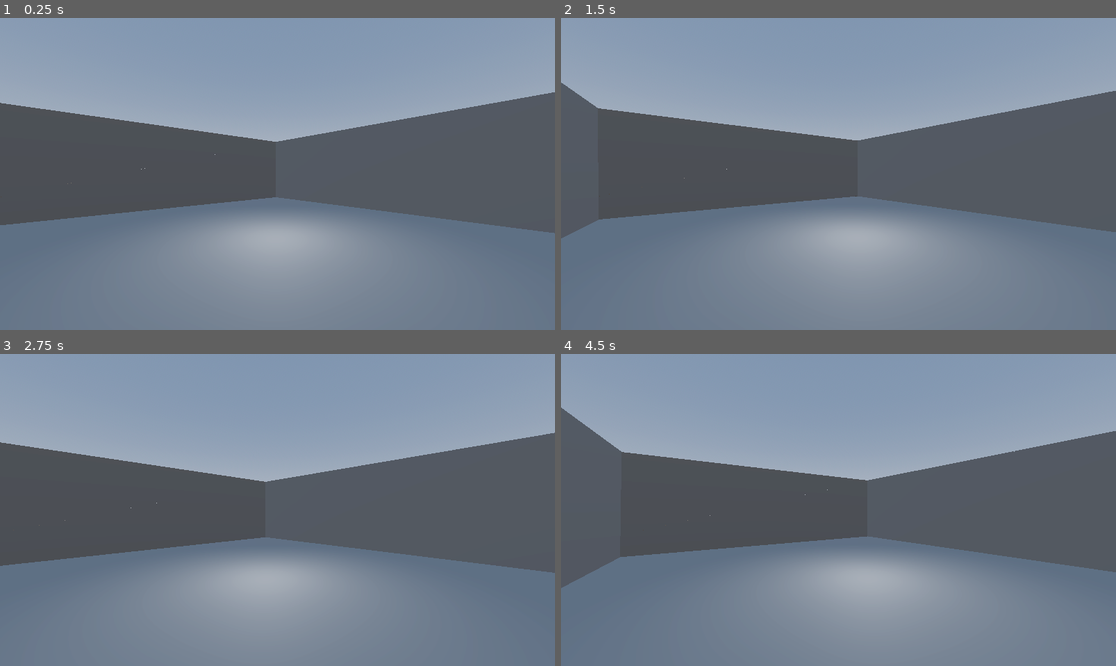
Above: before the commit, frames 1-4 (two rows, left to right).
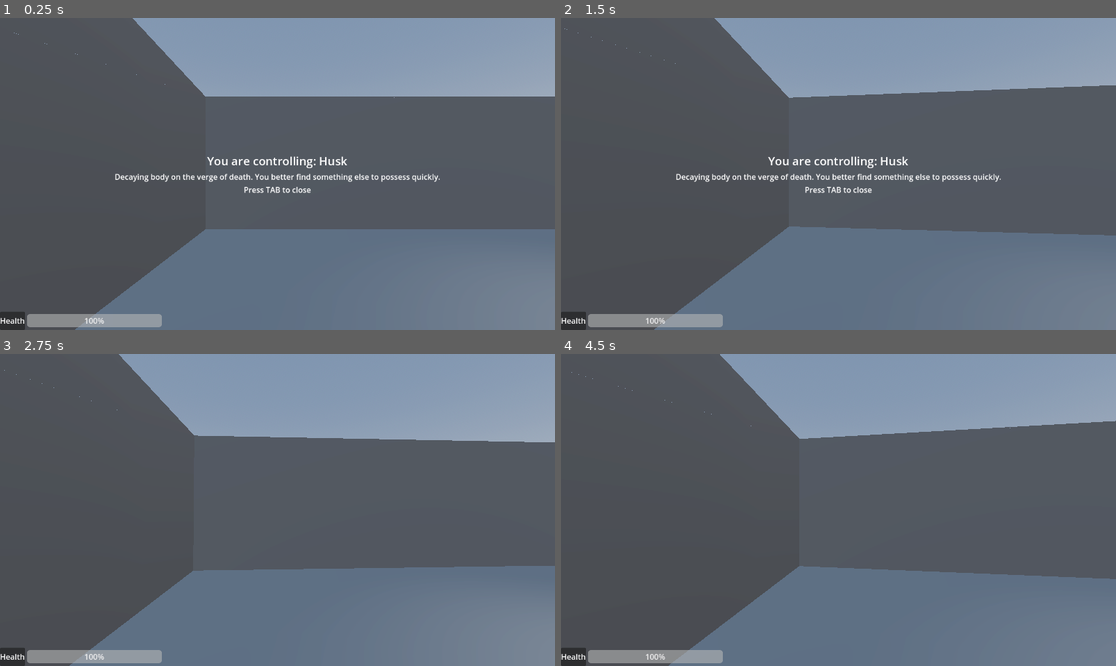
Above: after the commit, the same moments.

Repository: city-high-rider/soulswap
Game: Godot game, scene res://test_level.tscn
Two runs of this game, one before a commit and one after it. Both use one fixed random seed, a clock stepped at 60 frames per second and the inputs below.
Inputs (mouse positions are in pixels of both pictures, inside the frame that each line leads up to):
- Up to frame 1 (0.25 s): no input
- Up to frame 2 (1.5 s): tap Enter at 0.5 s; move the mouse to (866, 174) at 0.52 s; hold W (forward) from 0.53 s (still down); tap F (possess) at 0.6, 1.35 s; tap Space (jump) at 0.77, 1.25 s; move the mouse to (810, 174) at 1.27 s
- Up to frame 3 (2.75 s): keep holding W (forward); tap Space (jump) at 1.52 s; tap Enter at 2 s; move the mouse to (288, 503) at 2.02 s; press the mouse at (288, 503) at 2.03 s; tap F (possess) at 2.3 s
- Up to frame 4 (4.5 s): keep holding W (forward); tap Space (jump) at 2.75, 3.02, 3.77, 4.25 s; move the mouse to (832, 516) at 2.77 s; release the mouse at (832, 516) at 2.78 s; tap Tab (toggle_info) at 2.85 s; tap F (possess) at 3.05, 3.6, 4.35 s; tap Enter at 3.5 s; move the mouse to (877, 513) at 3.52 s; move the mouse to (794, 506) at 4.27 s

The runs differ from the first frame. In frame 1, 40% of the frame differs, in the area x 0-100%, y 0-100%; in frame 2, 43%; in frame 3, 38%; in frame 4, 43%.

Commit message:
made husk inherit from base shell scene

Diff:
--- a/components/UI/UI.gd
+++ b/components/UI/UI.gd
@@ -6,15 +6,12 @@
 # Which margin container has the body info?
 @export var body_info : MarginContainer
 
-# The text field for pop-ups
-@onready var popup_text : TextBox = $TextBox
-
 # Ghost mount point, so that we can detect when we are possessed by a player.
-@export var parent_shell : Shell
+@export var ghost_mount : GhostMount
 
 func _ready() -> void:
 	hide()
-	parent_shell.player_possessed.connect(on_possess)
+	ghost_mount.ghost_changed.connect(on_possess)
 
 var is_body_info_showing : bool = false
 
@@ -26,7 +23,9 @@
 	is_body_info_showing = !is_body_info_showing
 
 
-func on_possess() -> void:
+func on_possess(_new_ghost: Ghost, is_player: bool) -> void:
+	if !is_player:
+		return
 	show()
 	toggle_body_info()
 	await get_tree().create_timer(2).timeout
--- a/components/possessable_body.gd
+++ b/components/possessable_body.gd
@@ -12,9 +12,6 @@
 
 # Where is our ghost located?
 @export var ghost_mount : GhostMount
-
-# We cal this signal when the body has been possessed by a player ghost. That way UI elements can show themselves etc.
-signal player_possessed
 
 # If only we had ADTs like in Haskell or Elm...
 func _on_ghost_emitted_output(action: String, payload) -> void:
--- /dev/null
+++ b/shells/Husk.tscn
@@ -0,0 +1,45 @@
+[gd_scene load_steps=9 format=3 uid="uid://bw42rj1kwnyl"]
+
+[ext_resource type="PackedScene" uid="uid://dbuqn5jxrvv0k" path="res://shells/shell.tscn" id="1_1y6hf"]
+[ext_resource type="PackedScene" uid="uid://bbvuowxymf0du" path="res://components/states/state_machine.tscn" id="2_ct4e5"]
+[ext_resource type="Script" path="res://components/states/ground_move.gd" id="3_6tk6h"]
+[ext_resource type="PackedScene" uid="uid://danr4y7gq7sch" path="res://ghosts/player_ghost.tscn" id="3_dmt8y"]
+[ext_resource type="Script" path="res://components/states/fall.gd" id="4_4pnjg"]
+
+[sub_resource type="CapsuleShape3D" id="CapsuleShape3D_vxp60"]
+
+[sub_resource type="CapsuleMesh" id="CapsuleMesh_3csjl"]
+
+[sub_resource type="CapsuleShape3D" id="CapsuleShape3D_srfwc"]
+radius = 0.554326
+height = 2.03961
+
+[node name="Husk" instance=ExtResource("1_1y6hf")]
+
+[node name="CollisionShape3D" type="CollisionShape3D" parent="." index="0"]
+shape = SubResource("CapsuleShape3D_vxp60")
+
+[node name="MeshInstance3D" type="MeshInstance3D" parent="." index="1"]
+mesh = SubResource("CapsuleMesh_3csjl")
+
+[node name="CollisionShape3D" type="CollisionShape3D" parent="Hitbox" index="0"]
+shape = SubResource("CapsuleShape3D_srfwc")
+
+[node name="BodyInformation" parent="PlayerUI" index="1"]
+shell_name = "Husk"
+shell_description = "Decaying body on the verge of death. You better find something else to possess quickly."
+
+[node name="GhostMount" parent="." index="5" node_paths=PackedStringArray("ghost")]
+ghost = NodePath("PlayerGhost")
+
+[node name="PlayerGhost" parent="GhostMount" index="0" instance=ExtResource("3_dmt8y")]
+
+[node name="StateMachine" parent="." index="7" instance=ExtResource("2_ct4e5")]
+
+[node name="Move" type="Node" parent="StateMachine" index="0" node_paths=PackedStringArray("fall_state")]
+script = ExtResource("3_6tk6h")
+fall_state = NodePath("../Fall")
+
+[node name="Fall" type="Node" parent="StateMachine" index="1" node_paths=PackedStringArray("move_state")]
+script = ExtResource("4_4pnjg")
+move_state = NodePath("../Move")
--- a/shells/player_body.tscn
+++ /dev/null
@@ -1,98 +0,0 @@
-[gd_scene load_steps=17 format=3 uid="uid://bb3ty1kswqumk"]
-
-[ext_resource type="Script" path="res://components/possessable_body.gd" id="1_i6q6v"]
-[ext_resource type="PackedScene" uid="uid://bfm48yun2gt84" path="res://components/hitbox.tscn" id="2_trean"]
-[ext_resource type="PackedScene" uid="uid://bdkxxjxaklh5d" path="res://components/ghost_mount.tscn" id="3_dv2l2"]
-[ext_resource type="Script" path="res://components/health_component.gd" id="3_fdlml"]
-[ext_resource type="PackedScene" uid="uid://s4xxvp4y718y" path="res://components/player_head.tscn" id="4_5j8mo"]
-[ext_resource type="PackedScene" uid="uid://danr4y7gq7sch" path="res://ghosts/player_ghost.tscn" id="4_7id50"]
-[ext_resource type="Script" path="res://components/states/state_machine.gd" id="5_rv6ym"]
-[ext_resource type="Script" path="res://components/states/ground_move.gd" id="6_hq8e1"]
-[ext_resource type="Script" path="res://components/states/fall.gd" id="7_8j2pb"]
-[ext_resource type="PackedScene" uid="uid://cq5g02v88a56k" path="res://components/UI/health_bar.tscn" id="8_b0uty"]
-[ext_resource type="PackedScene" uid="uid://dvlfw4kqxil1t" path="res://components/UI/player_ui.tscn" id="8_sm05t"]
-[ext_resource type="Script" path="res://components/states/Label.gd" id="10_0b1sr"]
-[ext_resource type="PackedScene" uid="uid://clsubmog0dnfk" path="res://components/UI/body_information.tscn" id="10_pacg2"]
-
-[sub_resource type="CapsuleShape3D" id="CapsuleShape3D_vsk44"]
-
-[sub_resource type="CapsuleShape3D" id="CapsuleShape3D_gptev"]
-radius = 0.581739
-height = 2.22502
-
-[sub_resource type="CapsuleMesh" id="CapsuleMesh_oresp"]
-
-[node name="PossessableBody" type="CharacterBody3D" node_paths=PackedStringArray("health", "head", "ghost_mount")]
-collision_layer = 4
-collision_mask = 5
-script = ExtResource("1_i6q6v")
-health = NodePath("HealthComponent")
-head = NodePath("head")
-ghost_mount = NodePath("GhostMount")
-
-[node name="CollisionShape3D" type="CollisionShape3D" parent="."]
-shape = SubResource("CapsuleShape3D_vsk44")
-
-[node name="Hitbox" parent="." node_paths=PackedStringArray("health_component") instance=ExtResource("2_trean")]
-health_component = NodePath("../HealthComponent")
-
-[node name="CollisionShape3D" type="CollisionShape3D" parent="Hitbox"]
-shape = SubResource("CapsuleShape3D_gptev")
-
-[node name="MeshInstance3D" type="MeshInstance3D" parent="."]
-mesh = SubResource("CapsuleMesh_oresp")
-
-[node name="GhostMount" parent="." node_paths=PackedStringArray("ghost", "shell") instance=ExtResource("3_dv2l2")]
-ghost = NodePath("PlayerGhost")
-shell = NodePath("..")
-
-[node name="PlayerGhost" parent="GhostMount" instance=ExtResource("4_7id50")]
-
-[node name="HealthComponent" type="Node" parent="."]
-script = ExtResource("3_fdlml")
-
-[node name="head" parent="." instance=ExtResource("4_5j8mo")]
-
-[node name="StateMachine" type="Node" parent="." node_paths=PackedStringArray("initial_state")]
-script = ExtResource("5_rv6ym")
-initial_state = NodePath("move")
-
-[node name="move" type="Node" parent="StateMachine" node_paths=PackedStringArray("fall_state")]
-script = ExtResource("6_hq8e1")
-fall_state = NodePath("../fall")
-
-[node name="fall" type="Node" parent="StateMachine" node_paths=PackedStringArray("move_state")]
-script = ExtResource("7_8j2pb")
-move_state = NodePath("../move")
-gravity = -18.0
-acceleration = 10.0
-friction = 3.0
-
-[node name="PlayerUI" parent="." node_paths=PackedStringArray("body_info", "parent_shell") instance=ExtResource("8_sm05t")]
-body_info = NodePath("BodyInformation")
-parent_shell = NodePath("..")
-
-[node name="HealthBar" parent="PlayerUI" node_paths=PackedStringArray("health") instance=ExtResource("8_b0uty")]
-layout_mode = 1
-anchors_preset = 2
-anchor_top = 1.0
-anchor_bottom = 1.0
-offset_top = -27.0
-offset_right = 395.0
-offset_bottom = 0.0
-grow_vertical = 0
-health = NodePath("../../HealthComponent")
-
-[node name="Label" type="Label" parent="PlayerUI"]
-layout_mode = 0
-offset_right = 40.0
-offset_bottom = 23.0
-script = ExtResource("10_0b1sr")
-
-[node name="BodyInformation" parent="PlayerUI" instance=ExtResource("10_pacg2")]
-layout_mode = 1
-shell_name = "Husk"
-shell_description = "A weak shell that isn't good at much, other than being a temporary host until you find a better vessel."
-
-[connection signal="ghost_changed" from="GhostMount" to="." method="_on_ghost_mount_ghost_changed"]
-[connection signal="switched_state" from="StateMachine" to="PlayerUI/Label" method="_on_state_machine_switched_state"]
--- a/shells/shell.tscn
+++ b/shells/shell.tscn
@@ -6,11 +6,13 @@
 [ext_resource type="Script" path="res://components/UI/UI.gd" id="4_bjhy8"]
 [ext_resource type="PackedScene" uid="uid://cq5g02v88a56k" path="res://components/UI/health_bar.tscn" id="5_qbng0"]
 [ext_resource type="Script" path="res://components/GhostMount.gd" id="6_fdg0a"]
+[ext_resource type="PackedScene" uid="uid://clsubmog0dnfk" path="res://components/UI/body_information.tscn" id="6_o76qo"]
+[ext_resource type="PackedScene" uid="uid://s4xxvp4y718y" path="res://components/player_head.tscn" id="7_bqgx2"]
 
 [node name="Shell" type="CharacterBody3D" node_paths=PackedStringArray("health", "head", "ghost_mount")]
 script = ExtResource("1_m747a")
 health = NodePath("HealthComponent")
-head = NodePath("")
+head = NodePath("Head")
 ghost_mount = NodePath("GhostMount")
 
 [node name="Hitbox" type="Area3D" parent="." node_paths=PackedStringArray("health_component")]
@@ -20,7 +22,7 @@
 [node name="HealthComponent" type="Node" parent="."]
 script = ExtResource("3_n7hl0")
 
-[node name="PlayerUI" type="Control" parent="."]
+[node name="PlayerUI" type="Control" parent="." node_paths=PackedStringArray("body_info", "ghost_mount")]
 layout_mode = 3
 anchors_preset = 15
 anchor_right = 1.0
@@ -28,6 +30,8 @@
 grow_horizontal = 2
 grow_vertical = 2
 script = ExtResource("4_bjhy8")
+body_info = NodePath("BodyInformation")
+ghost_mount = NodePath("../GhostMount")
 
 [node name="MainHpBar" parent="PlayerUI" node_paths=PackedStringArray("health") instance=ExtResource("5_qbng0")]
 layout_mode = 1
@@ -40,6 +44,11 @@
 grow_vertical = 0
 health = NodePath("../../HealthComponent")
 
+[node name="BodyInformation" parent="PlayerUI" instance=ExtResource("6_o76qo")]
+layout_mode = 1
+
 [node name="GhostMount" type="Node3D" parent="." node_paths=PackedStringArray("shell")]
 script = ExtResource("6_fdg0a")
 shell = NodePath("..")
+
+[node name="Head" parent="." instance=ExtResource("7_bqgx2")]
--- a/test_level.tscn
+++ b/test_level.tscn
@@ -1,6 +1,6 @@
 [gd_scene load_steps=6 format=3 uid="uid://cuna3v5lattg1"]
 
-[ext_resource type="PackedScene" uid="uid://bb3ty1kswqumk" path="res://shells/player_body.tscn" id="1_0ans4"]
+[ext_resource type="PackedScene" uid="uid://bw42rj1kwnyl" path="res://shells/Husk.tscn" id="1_cbce8"]
 
 [sub_resource type="ProceduralSkyMaterial" id="ProceduralSkyMaterial_obdej"]
 sky_horizon_color = Color(0.64625, 0.65575, 0.67075, 1)
@@ -95,5 +95,5 @@
 operation = 2
 size = Vector3(4.65079, 15.7742, 3.74762)
 
-[node name="Husk" parent="." instance=ExtResource("1_0ans4")]
-transform = Transform3D(0.66769, 0, 0.74444, 0, 1, 0, -0.74444, 0, 0.66769, 4.11029, 1.29377, 3.62496)
+[node name="Husk" parent="." instance=ExtResource("1_cbce8")]
+transform = Transform3D(1, 0, 0, 0, 1, 0, 0, 0, 1, -4.83718, 1.28248, 0)
Not shown: 1 places in shells/shell.tscn that only renumber resources
